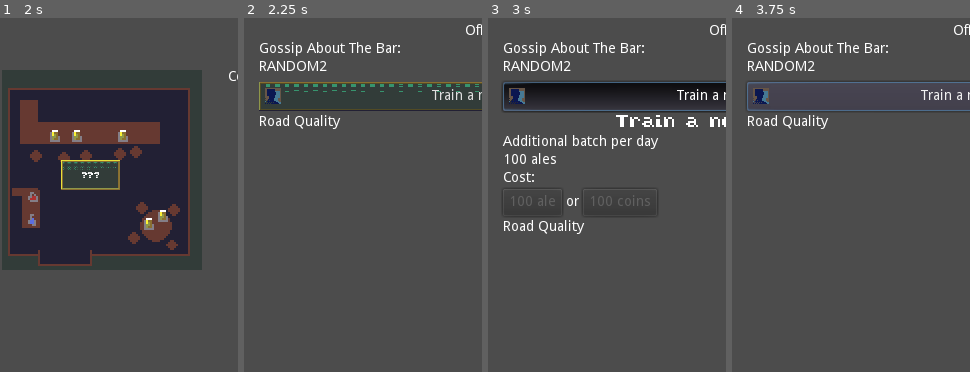
Above: before the commit, frames 1-4 (left to right).
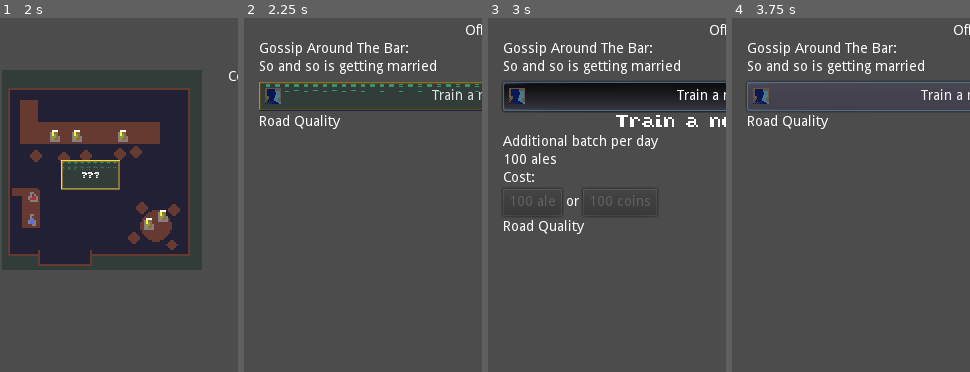
Above: after the commit, the same moments.

Repository: RoxT/InnKeeperUnlimited
Game: Godot game, scene res://Inn.tscn
Two runs of this game, one before a commit and one after it. Both use one fixed random seed, a clock stepped at 60 frames per second and the inputs below.
Inputs:
- Up to frame 1 (2 s): click "Skills ->" at 0.5 s; click "Back to Inn" at 1.25 s
- Up to frame 2 (2.25 s): click "<- Office" at 2 s
- Up to frame 3 (3 s): click "Train a new brewer" at 2.75 s
- Up to frame 4 (3.75 s): click "Train a new brewer" at 3.5 s
The pictures show only the part of the screen within x 0-50%, y 0-50%; the shares and areas given below are measured in that part.

Frame 1 is identical in both runs. In frame 2, 1.6% of the frame differs, in the area x 6-81%, y 6-16%; in frame 3, 1.6%; in frame 4, 1.6%.

Commit message:
tanslations fixed
can't use : in string

Diff:
--- a/project/Office.tscn
+++ b/project/Office.tscn
@@ -1,10 +1,22 @@
-[gd_scene load_steps=3 format=2]
+[gd_scene load_steps=5 format=2]
 
 [ext_resource path="res://scripts/scenes/Office.gd" type="Script" id=1]
 [ext_resource path="res://office/trainee_action.tscn" type="PackedScene" id=2]
+[ext_resource path="res://scripts/SaveGameR.gd" type="Script" id=3]
+
+[sub_resource type="Resource" id=1]
+script = ExtResource( 3 )
+coins = 200
+ale = 99
+slimes = 0
+potions = 0
+hp = 0
+patrons = 3
+turns = 0
 
 [node name="Office" type="Node2D"]
 script = ExtResource( 1 )
+save_game_override = SubResource( 1 )
 
 [node name="MarginContainer" type="MarginContainer" parent="."]
 anchor_right = 1.0
@@ -28,7 +40,7 @@
 margin_top = 18.0
 margin_right = 450.0
 margin_bottom = 32.0
-text = "Gossip About The Bar:"
+text = "Gossip Around The Bar:"
 
 [node name="BarGossip" type="VBoxContainer" parent="MarginContainer/HBox"]
 margin_top = 36.0
@@ -45,7 +57,7 @@
 margin_bottom = 14.0
 text = "No ale (fewer patrons)"
 
-[node name="OfficeAction" parent="MarginContainer/HBox" instance=ExtResource( 2 )]
+[node name="BrewerAction" parent="MarginContainer/HBox" instance=ExtResource( 2 )]
 margin_top = 58.0
 margin_right = 450.0
 margin_bottom = 192.0
--- a/project/office/action_dialog.gd
+++ b/project/office/action_dialog.gd
@@ -31,6 +31,9 @@
 		arrow.flip_h = false
 		go_button.pressed = false
 
+func _exit_tree() -> void:
+	_button_toggled(false)
+
 func _on_Ale100Btn_pressed() -> void:
 	emit_signal("buy_action", 100, S.things.ALE, S.actions.BREWER)
 	game.ale -= 100
--- a/project/resources/office_translations.csv
+++ b/project/resources/office_translations.csv
@@ -1,7 +1,7 @@
-"keys","en"
-"NO_ALE","Ale was out recently. Days left in Penalty: "
-"NEW_BREWER","New brewer in town",
-"RANDOM0","The sky is blue"
-"RANDOM1","Geese are migrating overhead. Look for them in ponds and on roofs"
-"RANDOM2","So and so is getting married"
-"RANDOM3","So and so is becoming an adventurer"
+keys,en
+NO_ALE,Ale was out recently. Days left in Penalty\:
+NEW_BREWER,New brewer in town
+RANDOM0,The sky is blue
+RANDOM1,Geese are migrating overhead. Look for them in ponds and on roofs
+RANDOM2,So and so is getting married
+RANDOM3,So and so is becoming an adventurer
--- a/project/scripts/scenes/Office.gd
+++ b/project/scripts/scenes/Office.gd
@@ -1,13 +1,14 @@
 extends Node2D
 
 var game:SaveGame
+export var save_game_override:Resource
 
 onready var road_score := $MarginContainer/HBox/HBox/RoadScore
 onready var no_ale_label := $MarginContainer/HBox/BuffsList/NoAleLabel
 onready var list := $MarginContainer/HBox
 onready var gossip_label := $MarginContainer/HBox/BarGossip
 
-onready var hire_action := $MarginContainer/HBox/OfficeAction
+onready var hire_action := $MarginContainer/HBox/BrewerAction
 
 const NO_ALE := "Ale was out recently. Days left in Penalty: "
 
@@ -19,7 +20,7 @@
 
 # Called when the node enters the scene tree for the first time.
 func _ready() -> void:
-	assert(game)
+	if not game: game = save_game_override if save_game_override else SaveGame.new_game()
 	init()
 	loaded = true
 	hire_action.connect("buy_action", self, "_on_buy_action")
Binary file changed: project/resources/office_translations.en.translation
Binary file changed: project/resources/potion_translations.en.translation
